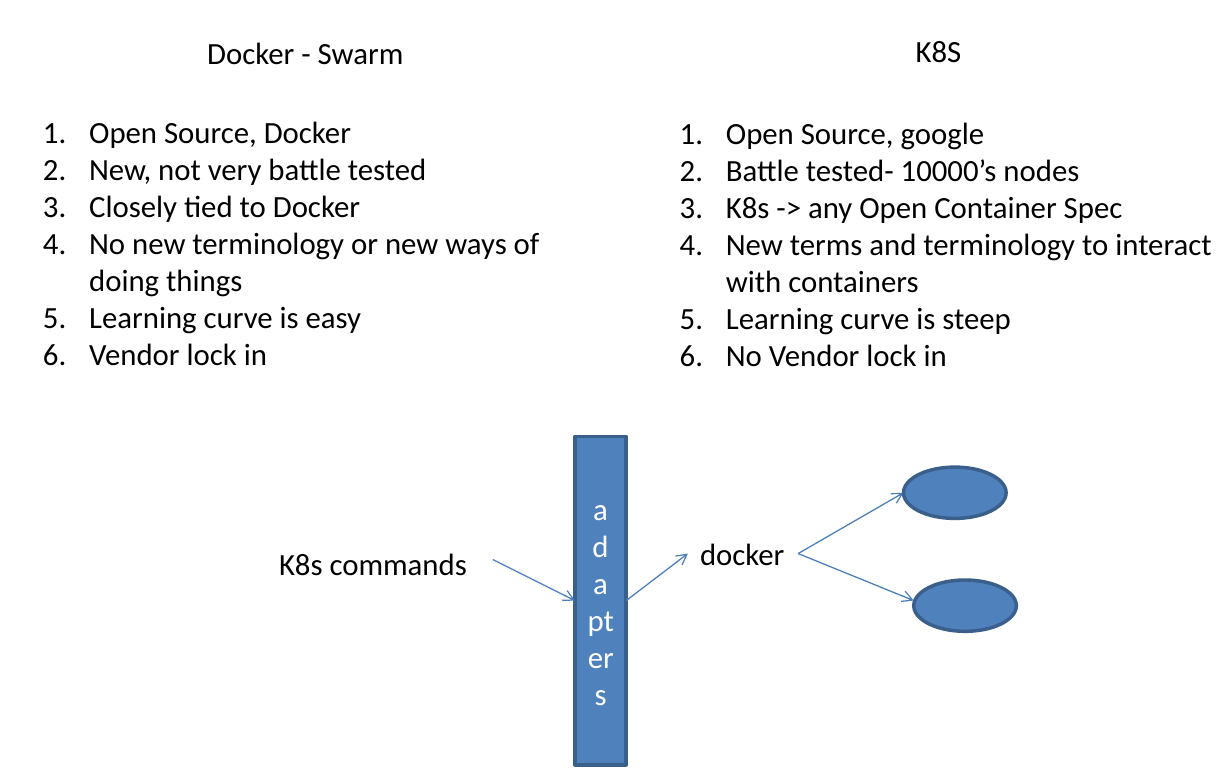
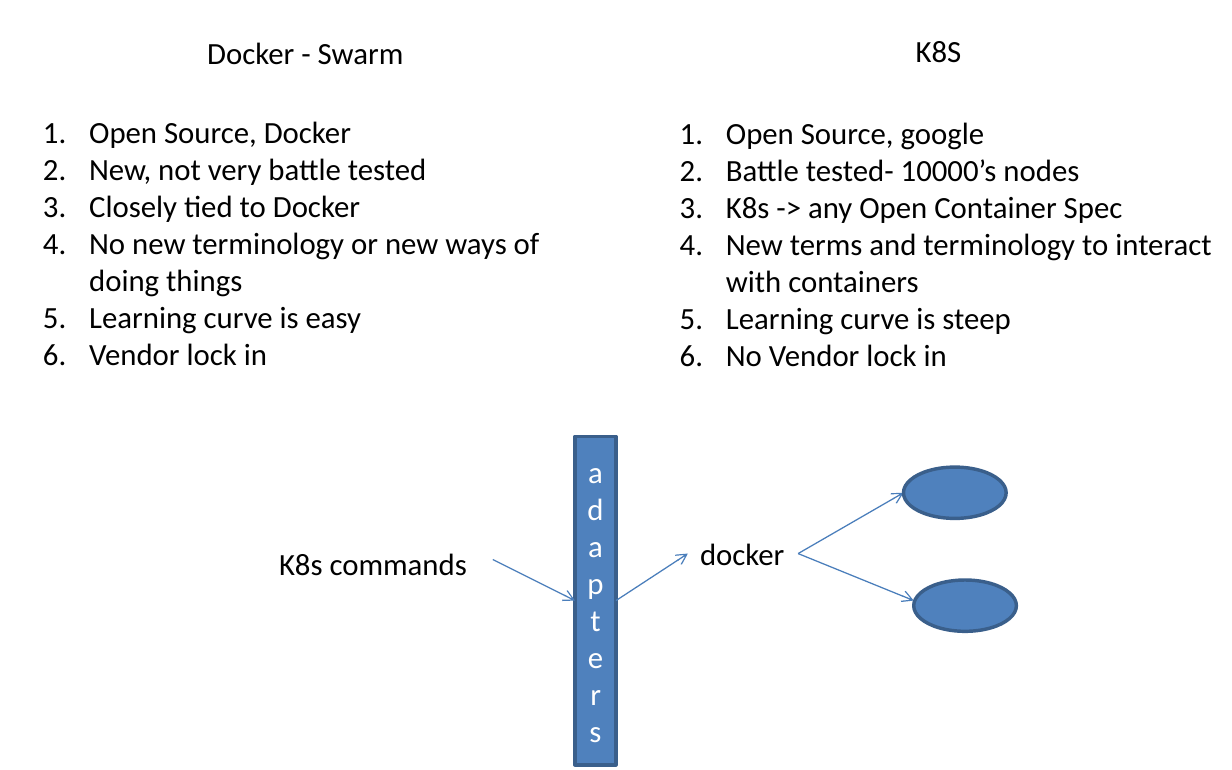
Before and after one commit to AdityaSP/ora-jun24-dock-kube, a slide deck: slide 11 of rough-diag.pptx. Drawn at 1232x770 pixels with LibreOffice and Linux fonts; fonts in the diff are those of the drawing. Boxes give left, top, right and bottom in pixels: in the first picture for what was removed or moved away, otherwise in the second. Text is boxed around its words. In the diff, an @@ line names an element or a change of style, - is before the commit and + after.

```diff
--- a/rough-diag.pptx
+++ b/rough-diag.pptx
@@ rectangle "adapters": place and size @@
-rectangle "adapters" at [575, 436, 627, 765]
+rectangle "adapters" at [575, 436, 616, 765]
@@ arrow moved from (626, 601) - (687, 553) to (616, 601) - (687, 553) @@
```
Also in this commit, not shown: 4 slides added, 2 other files.
